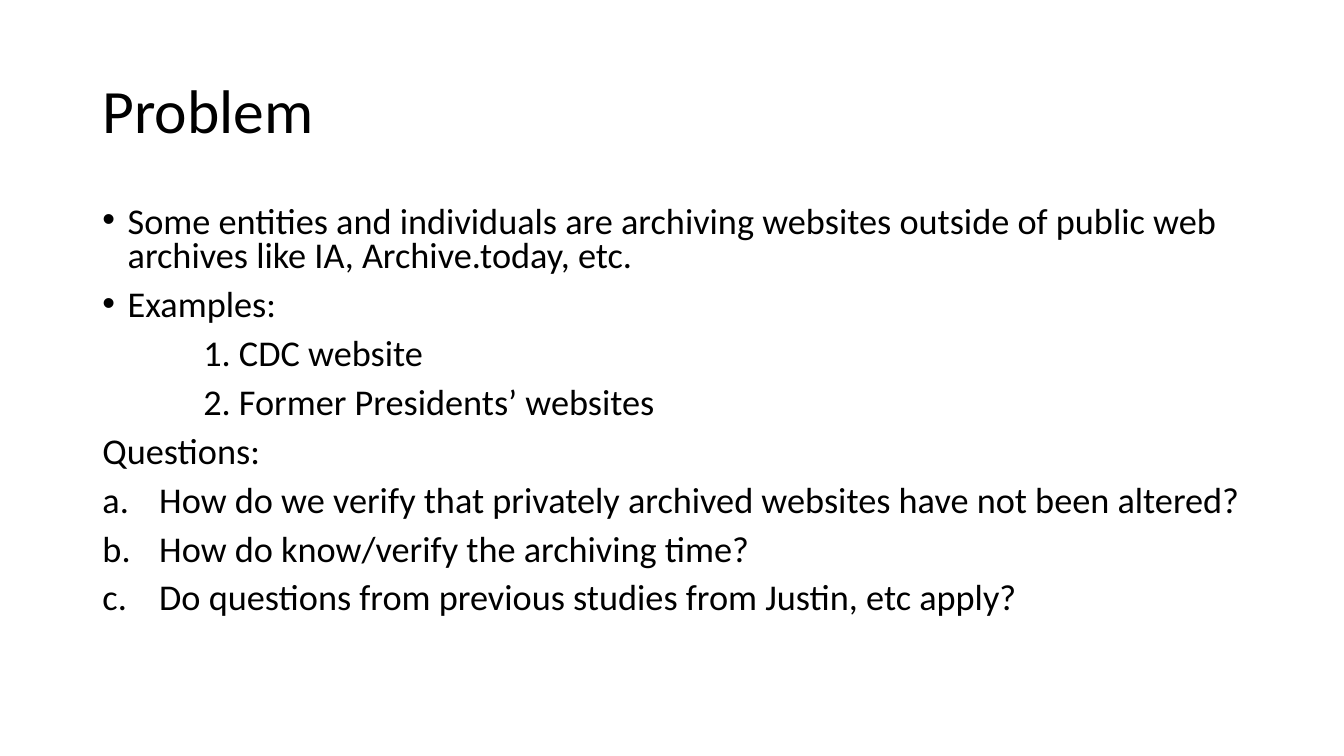
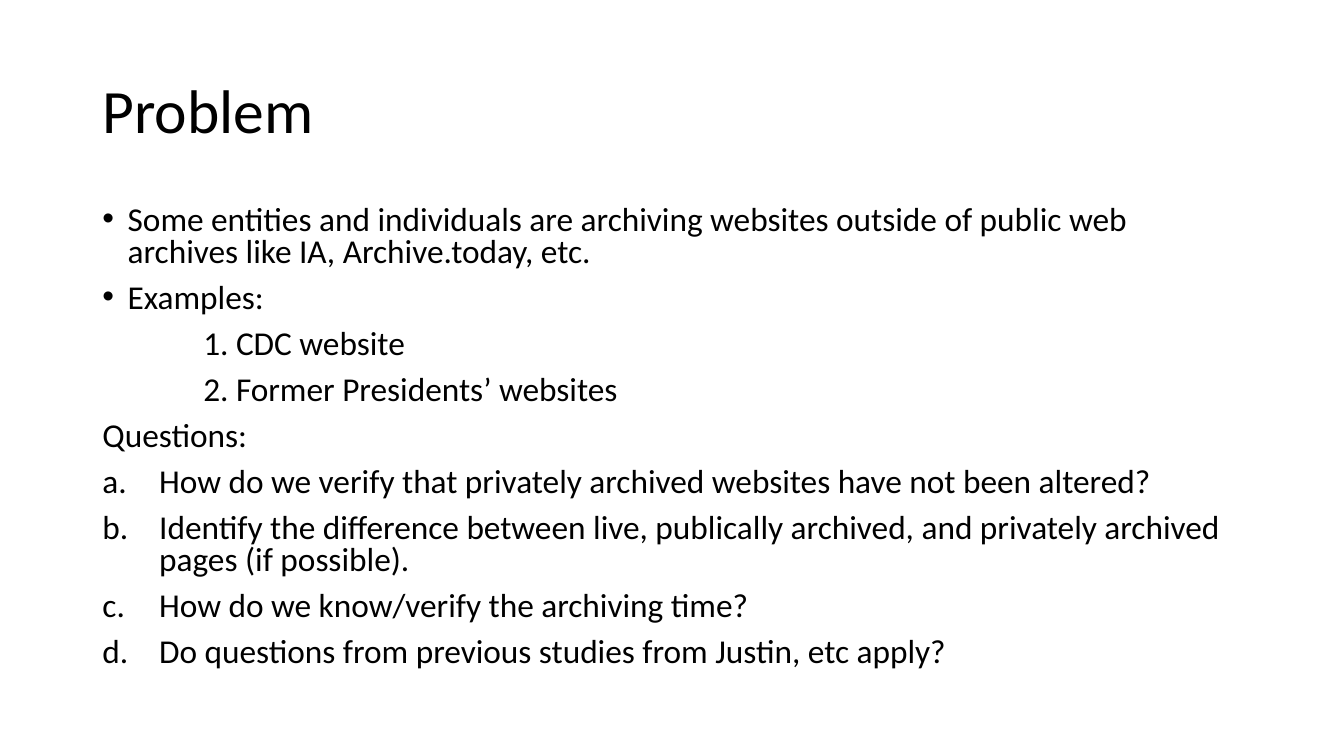
Before and after one commit to HussamHallak/3rdPartyArchving, a slide deck: slide 2 of private-archiving.pptx. Drawn at 1344x756 pixels with LibreOffice and Linux fonts; fonts in the diff are those of the drawing. Boxes give left, top, right and bottom in pixels: in the first picture for what was removed or moved away, otherwise in the second. Text is boxed around its words. In the diff, an @@ line names an element or a change of style, - is before the commit and + after.

```diff
--- a/private-archiving.pptx
+++ b/private-archiving.pptx
@@ text at (102,208,1151,669): size 25.9 to 23.8 pt in "Some entities and individuals are archiving websites ...", "Examples:", "1. CDC website", "2. Former Presidents’ websites" and 3 more places @@
@@ text at (159,516,1219,623): text changed; size 25.9 to 23.8 pt @@
-b. How do know/verify the archiving time?
+b. Identify the difference between live, publically archived, and privately archived pages (if possible).
+c. How do we know/verify the archiving time?
```
Also in this commit, not shown: 2 other slides changed, 2 slides added.
